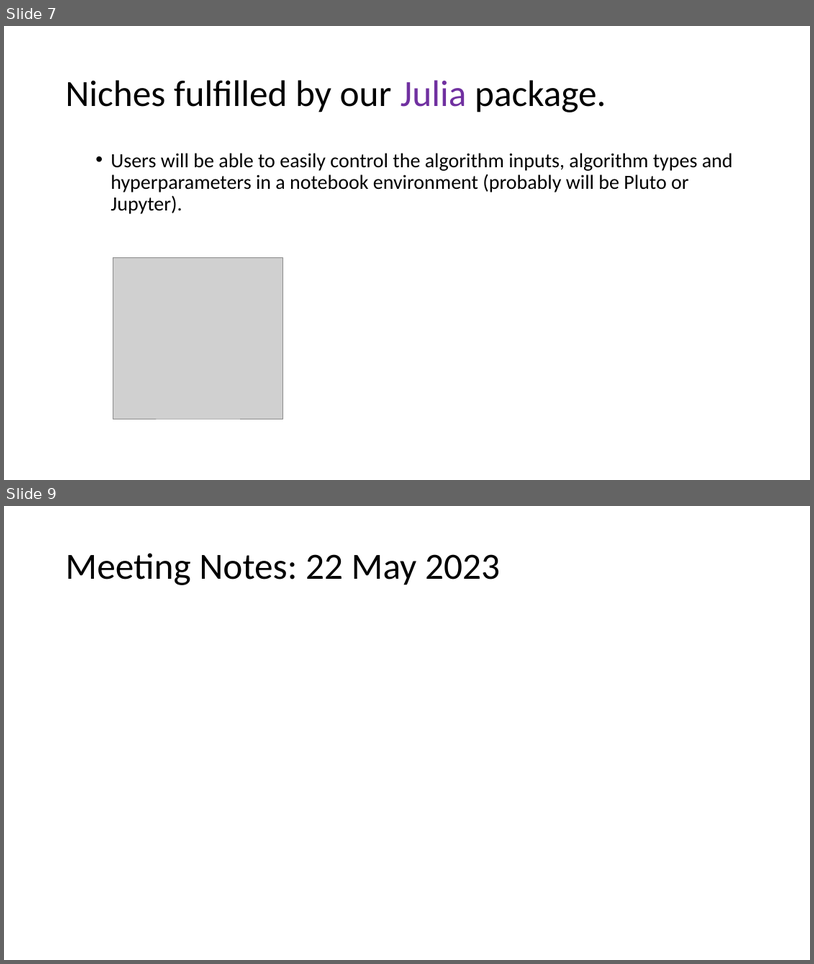
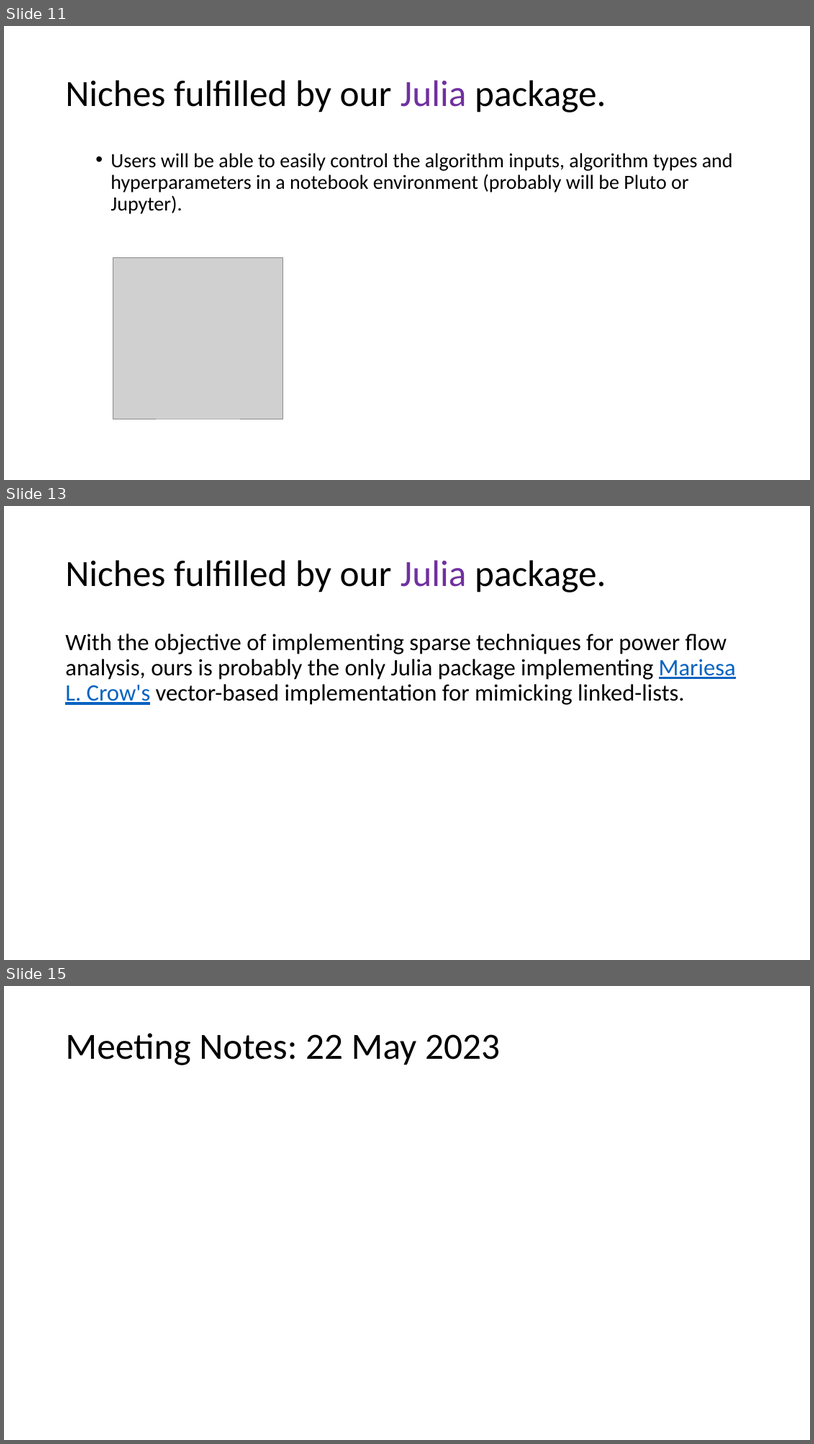
Before and after one commit to Realife-Brahmin/OriginalDocsHub, a slide deck: ee521/plan_for_ee521_in_julia/ee521_julia_plan.pptx. Shown one above the other, each under a label of ours: slides 7 and 9 before the commit, slides 11, 13 and 15 after it; the slides between them are not shown. The pictures are 814x964 and 814x1444 pixels, drawn with LibreOffice and Linux fonts; fonts in the diff are those of the drawing; grey boxes stand for pictures. Boxes give left, top, right and bottom in pixels: in the first picture for what was removed or moved away, otherwise in the second. Text is boxed around its words. In the diff, an @@ line names an element or a change of style, - is before the commit and + after.

Commit message:
Niche: Sparse Linear Systems started.

```diff
--- a/ee521/plan_for_ee521_in_julia/ee521_julia_plan.pptx
+++ b/ee521/plan_for_ee521_in_julia/ee521_julia_plan.pptx
@@ slide 13 added at (x1=4, y1=506, x2=810, y2=960), background #FFFFFF @@
@@ title added at (x1=65, y1=560, x2=606, y2=592), 44 pt, text #000000 @@
+Niches fulfilled by our Julia package.
@@ text added at (x1=65, y1=633, x2=736, y2=705), 28 pt, text #000000 @@
+With the objective of implementing sparse techniques for power flow analysis, ours is probably the only Julia package implementing Mariesa L. Crow's vector-based implementation for mimicking linked-lists.
@@ what was slide 7 is now slide 11 @@
@@ what was slide 9 is now slide 15 @@
```
Also in this commit, not shown: 5 other slides added, 7 other files.
